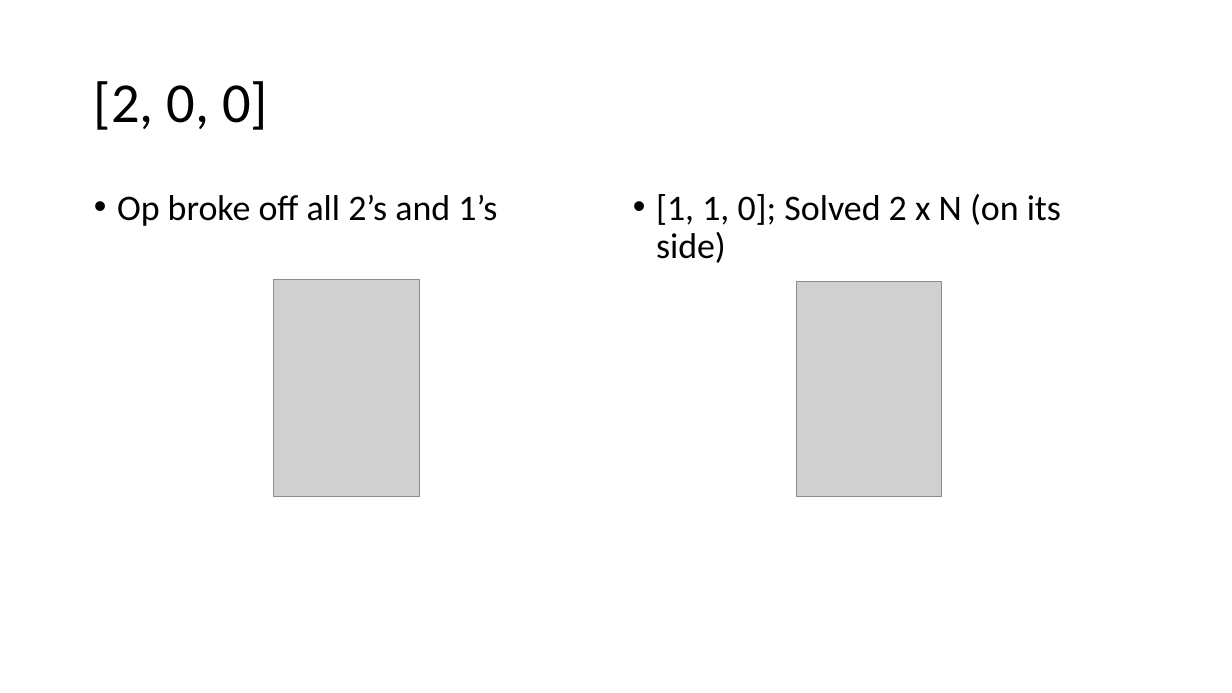
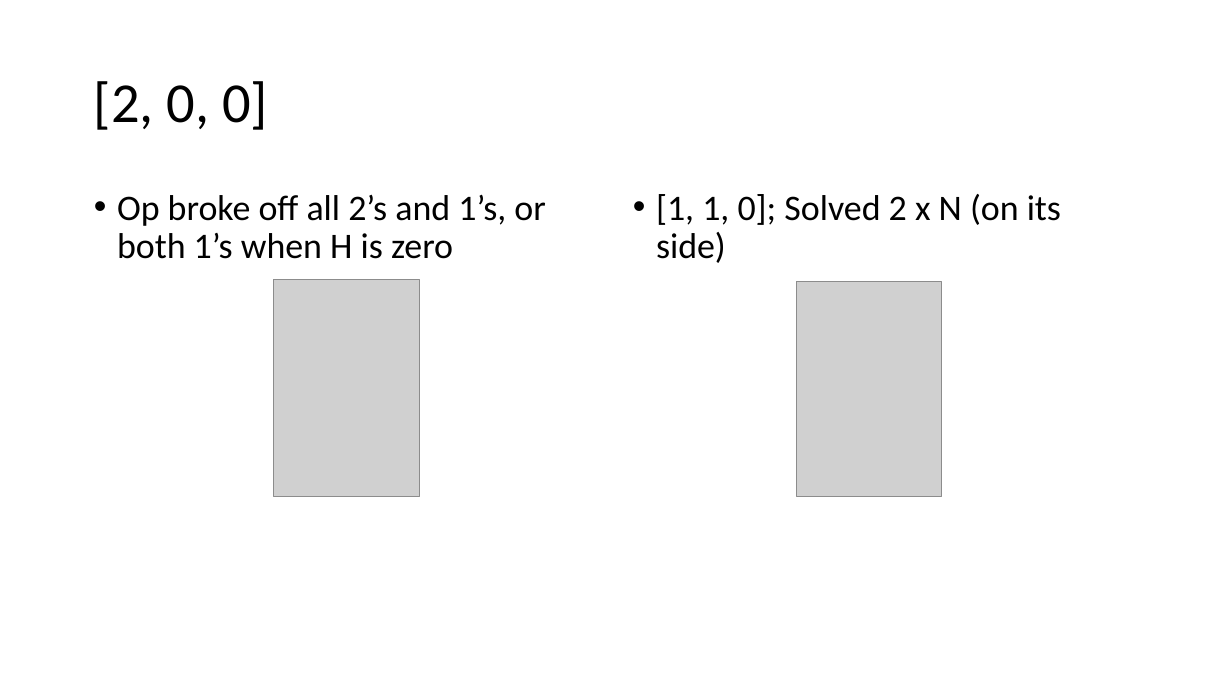
Before and after one commit to EzraSkwarka/Math-Capstone, a slide deck: slide 24 of Presentation/Mat Cap draft.pptx (slide 19 before the commit). Drawn at 1232x693 pixels with LibreOffice and Linux fonts; fonts in the diff are those of the drawing; grey boxes stand for pictures. Boxes give left, top, right and bottom in pixels: in the first picture for what was removed or moved away, otherwise in the second. Text is boxed around its words. In the diff, an @@ line names an element or a change of style, - is before the commit and + after.

```diff
--- a/Presentation/Mat Cap draft.pptx
+++ b/Presentation/Mat Cap draft.pptx
@@ text at (117, 194, 545, 259): text changed @@
-• Op broke off all 2’s and 1’s
+• Op broke off all 2’s and 1’s, or both 1’s when H is zero
```
Also in this commit, not shown: 11 other slides changed, 9 slides added, 1 slide removed.
